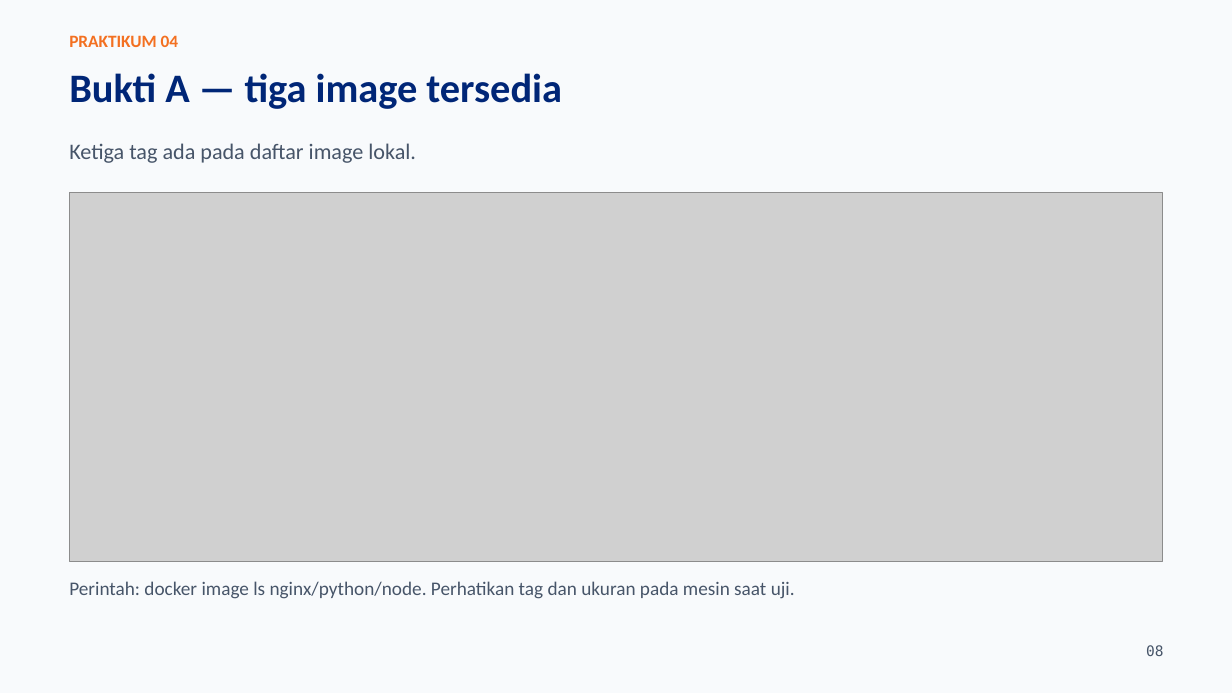
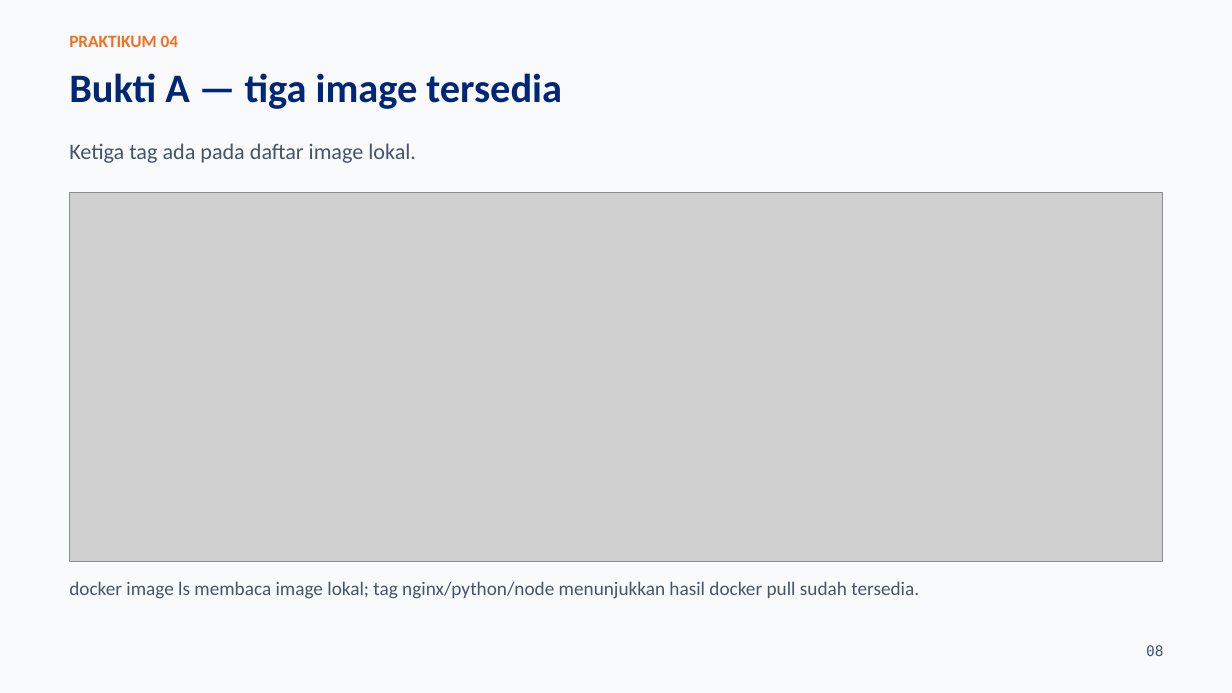
Before and after one commit to SeedFlora/meet4CloudService, a slide deck: slide 8 of slides/LAB04_Docker_Lifecycle_Praktikum.pptx. Drawn at 1232x693 pixels with LibreOffice and Linux fonts; fonts in the diff are those of the drawing; grey boxes stand for pictures. Boxes give left, top, right and bottom in pixels: in the first picture for what was removed or moved away, otherwise in the second. Text is boxed around its words. In the diff, an @@ line names an element or a change of style, - is before the commit and + after.

Commit message:
Explain Docker operations on Lab 04 evidence slides

```diff
--- a/slides/LAB04_Docker_Lifecycle_Praktikum.pptx
+++ b/slides/LAB04_Docker_Lifecycle_Praktikum.pptx
@@ text at box(69, 581, 919, 599): text changed @@
-Perintah: docker image ls nginx/python/node. Perhatikan tag dan ukuran pada mesin saat uji.
+docker image ls membaca image lokal; tag nginx/python/node menunjukkan hasil docker pull sudah tersedia.
```
Also in this commit, not shown: 7 other slides changed.
